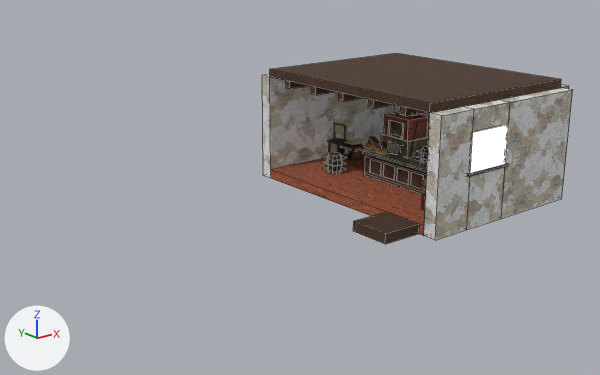
The Blender file projects/hichaukitoden-game/assets/authoring/environments/alicias_padaria.blend: old version first, new version second.
Camera for both pictures: a camera (50 mm lens) standing at (-21.04, -21.35, 9.17) and looking at (-3.98, -0.03, 0.64). The axes (+X, +Y, +Z) are drawn at lower left. The lights are the same throughout. The older version comes first. Mesh edges are drawn as thin lines on the coarser meshes.

Objects in the first picture: 'ceiling', 'counter', 'exit_threshold', 'floor', 'oven', 'side_wall_0_over_0', 'side_wall_0_pier_0', 'side_wall_0_pier_1', 'side_wall_0_under_0', 'side_wall_1_pier_0', 'side_window_daylight_0', 'wax_bench' and 15 more.
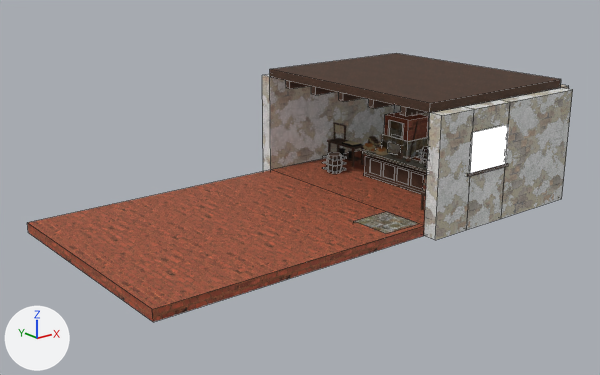
Commit message: consolidate codex/st-maria-shops-authoring: salvage the floor apron

Pixel boxes (x1, y1, x2, y2) of what changed, in the pictures (600 x 375 px):
```json
{"object": "floor_apron", "change": "added", "after": [27, 170, 424, 322], "on screen": "brown"}
{"object": "exit_threshold", "change": "recoloured", "before": [354, 212, 419, 234], "after": [354, 212, 419, 234], "on screen": "lighter"}
```

Scene script edits in JSON lines:
```json
{"block": "me_exit_threshold_mesh", "where": "me_exit_threshold_mesh.from_pydata(...)  # 8 vertices, 6 faces; spans x -0.75..0.75, y -0.75..0.75, z -0.17..0.17"}
{"op": "remove", "block": "me_exit_threshold_mesh", "code": "me_exit_threshold_mesh.materials.append(mat_sr_dark_wood)"}
{"op": "add", "block": "me_exit_threshold_mesh", "code": "me_exit_threshold_mesh.materials.append(mat_sr_rough_limestone)"}
{"op": "add", "block": "me_floor_apron_mesh", "code": ["me_floor_apron_mesh = bpy.data.meshes.new('floor_apron_mesh')", "me_floor_apron_mesh.from_pydata(...)  # a box spanning x -4.94..4.94, y -4.13..4.13, z -0.18..0.18", "me_floor_apron_mesh.materials.append(mat_sr_terracotta)"]}
{"op": "add", "block": "ob_floor_apron", "code": ["ob_floor_apron = bpy.data.objects.new('floor_apron', me_floor_apron_mesh)", "ob_floor_apron.parent = ob_alicias_padaria", "ob_floor_apron.location = (-7.074, 0.0, -0.175)"]}
```
